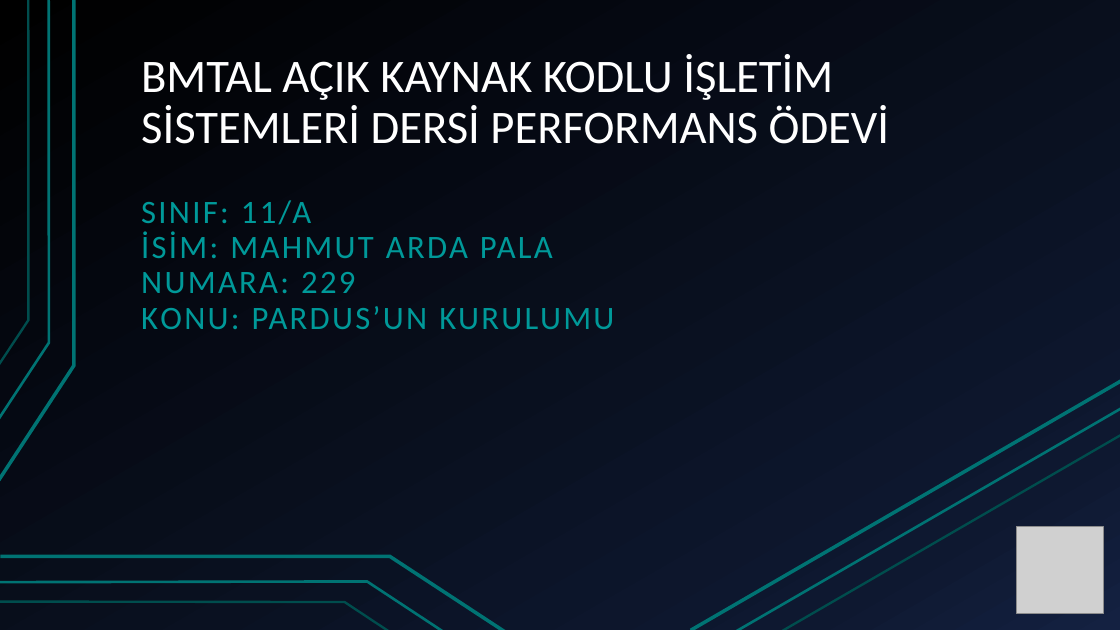
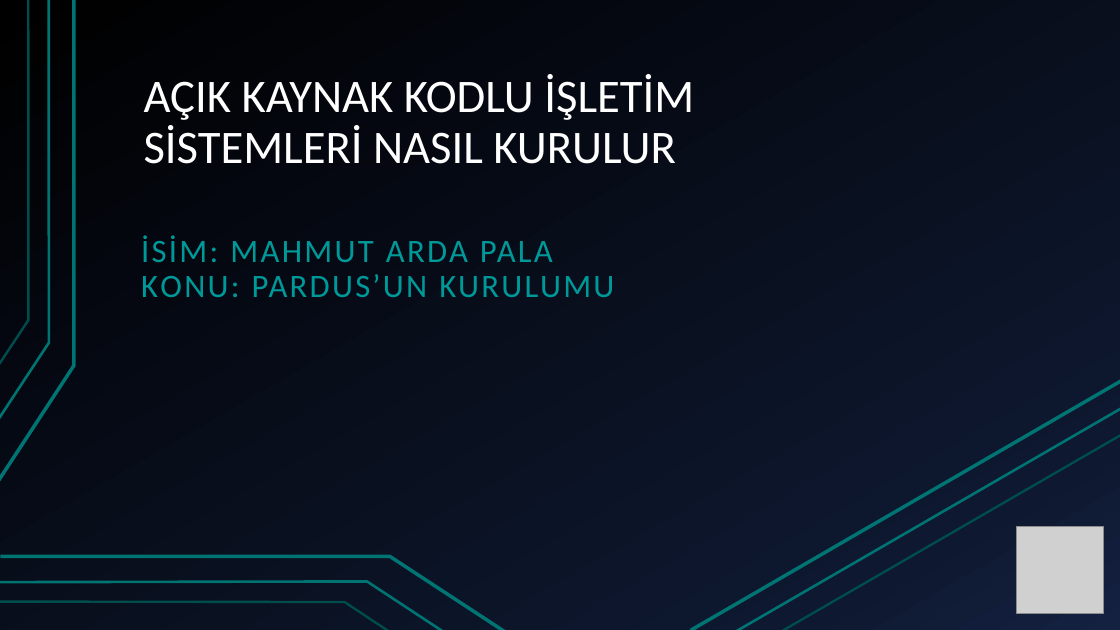
Before and after one commit to palaarda/acik-kaynak-kodlu-isletim-sistemlerinin-kurulmasi, a slide deck: slide 1 of performance.pptx. Drawn at 1120x630 pixels with LibreOffice and Linux fonts; fonts in the diff are those of the drawing; grey boxes stand for pictures. Boxes give left, top, right and bottom in pixels: in the first picture for what was removed or moved away, otherwise in the second. Text is boxed around its words. In the diff, an @@ line names an element or a change of style, - is before the commit and + after.

```diff
--- a/performance.pptx
+++ b/performance.pptx
@@ title at (144, 74, 694, 164): text changed @@
-BMTAL AÇIK KAYNAK KODLU İŞLETİM SİSTEMLERİ DERSİ PERFORMANS ÖDEVİ
+AÇIK KAYNAK KODLU İŞLETİM SİSTEMLERİ NASIL KURULUR
@@ subtitle at (141, 200, 311, 225): paragraph removed @@
-SINIF: 11/A
@@ subtitle at (141, 272, 355, 293): paragraph removed @@
-NUMARA: 229
```
Also in this commit, not shown: 1 other slide changed, 1 other file.
